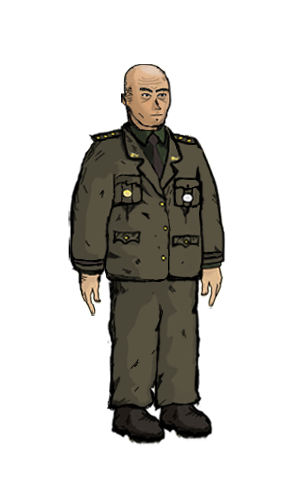
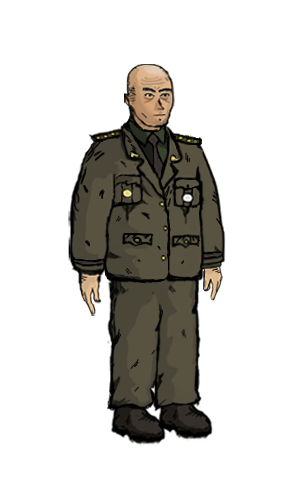
Before/after of a 300px x 500px layered artwork. What changed in the layer stack:
painted on "Surat" over [121, 64, 175, 133]
painted on "Ön Kol" over [74, 141, 105, 246]
painted on "Gövde" over [104, 113, 202, 284]
painted on "Arka Kol" over [196, 191, 224, 309]
painted on "Ön bacak" over [112, 329, 121, 346]
